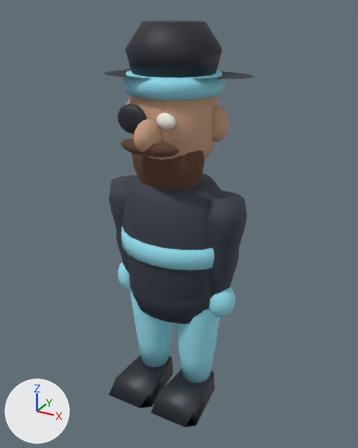
One commit to the glTF model assets/models/pirate_player.glb: the scene before it, then after it.
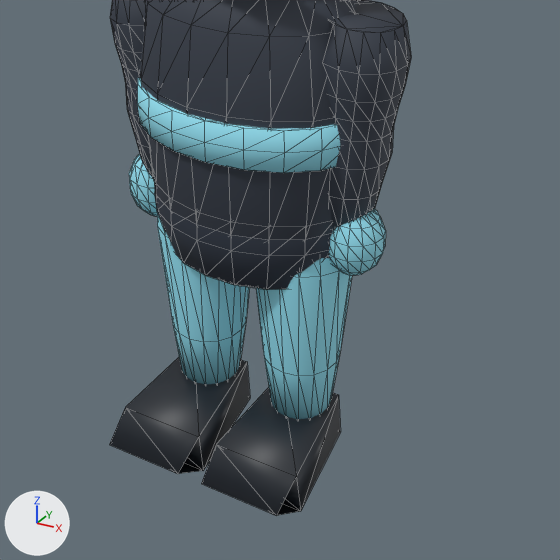
There are two pictures of each version: one whole from a 50 mm camera at (1.322, -2.35, 1.321) aimed at (0.032, -0.006, 0.148), one close up on the part from 16% to 88% of the width and 43% to 100% of the height. The lights are fixed; the arrows at lower left show +X, +Y and +Z. The last two pictures show the newer version. The close-ups show mesh edges as thin lines.

In view in the first close-up: 'JerseyStripe', 'LeftArm', 'LeftBoot', 'LeftHand', 'LeftLeg', 'RightArm', 'RightBoot', 'RightHand', 'RightLeg', 'Shorts', 'Torso'.
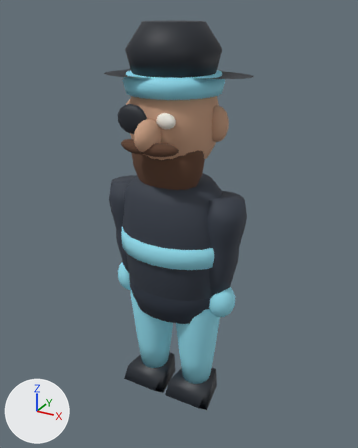
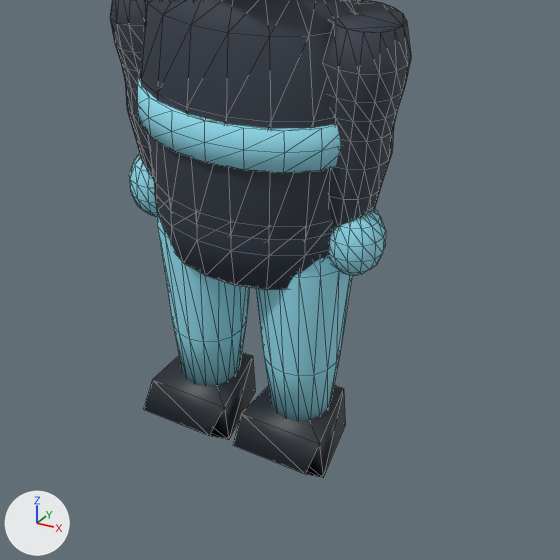
Commit message: fix: keep player hands on deeper slap backswing

Pixel boxes [x1, y1, x2, y2] of what changed, in the close-ups (560 x 560 px; the box of a moved part takes in the faces that stretch with it):
'RightBoot', reshaped
    before: [202, 387, 341, 516]
    after: [233, 385, 345, 477]
'LeftBoot', reshaped (20% narrower, 25% shorter)
    before: [110, 357, 250, 474]
    after: [143, 352, 255, 440]
part 1 of me_leftbootmesh_001, moved or reshaped
    before: [125, 357, 250, 471]
    after: [152, 352, 255, 440]
part 2 of me_leftbootmesh_001, moved or reshaped
    before: [110, 408, 203, 474]
    after: [143, 380, 228, 440]
part 3 of me_rightbootmesh_001, moved or reshaped
    before: [217, 387, 341, 511]
    after: [241, 385, 345, 477]
part 4 of me_rightbootmesh_001, moved or reshaped
    before: [202, 444, 299, 516]
    after: [233, 414, 321, 477]

Diff of the bpy script that builds the scene:
```diff
--- a/assets/models/pirate_player.glb.py
+++ b/assets/models/pirate_player.glb.py
@@ me_leftbootmesh_001 @@
 # used by ob_leftboot; location = (0.0, 0.0, 0.0)
-me_leftbootmesh_001.from_pydata(...)  # 10 vertices, 16 faces; spans x -0.31..-0.01, y -0.38..0.06, z -1.04..-0.9
+me_leftbootmesh_001.from_pydata(...)  # 10 vertices, 16 faces; spans x -0.31..-0.01, y -0.205..0.095, z -1.04..-0.9
+# me_leftbootmesh_001 part 1: all 4 vertices in x -0.31..-0.01, y -0.29..-0.28, z -1.03..-0.92 are moved by (0.0, 0.145, 0.0)
+# me_leftbootmesh_001 part 2: all 2 vertices in x -0.28..-0.04, y -0.38, z -0.98 are moved by (0.0, 0.175, 0.0)
+# other edits to the shape of me_leftbootmesh_001 do not show in these pictures
 me_leftbootmesh_001.materials.append(mat_courtshoes_001)
@@ me_rightbootmesh_001 @@
 # used by ob_rightboot; location = (0.0, 0.0, 0.0)
-me_rightbootmesh_001.from_pydata(...)  # 10 vertices, 16 faces; spans x 0.01..0.31, y -0.38..0.06, z -1.04..-0.9
+me_rightbootmesh_001.from_pydata(...)  # 10 vertices, 16 faces; spans x 0.01..0.31, y -0.205..0.095, z -1.04..-0.9
+# me_rightbootmesh_001 part 3: all 4 vertices in x 0.01..0.31, y -0.29..-0.28, z -1.03..-0.92 are moved by (0.0, 0.145, 0.0)
+# me_rightbootmesh_001 part 4: all 2 vertices in x 0.04..0.28, y -0.38, z -0.98 are moved by (0.0, 0.175, 0.0)
+# other edits to the shape of me_rightbootmesh_001 do not show in these pictures
 me_rightbootmesh_001.materials.append(mat_courtshoes_001)
```
